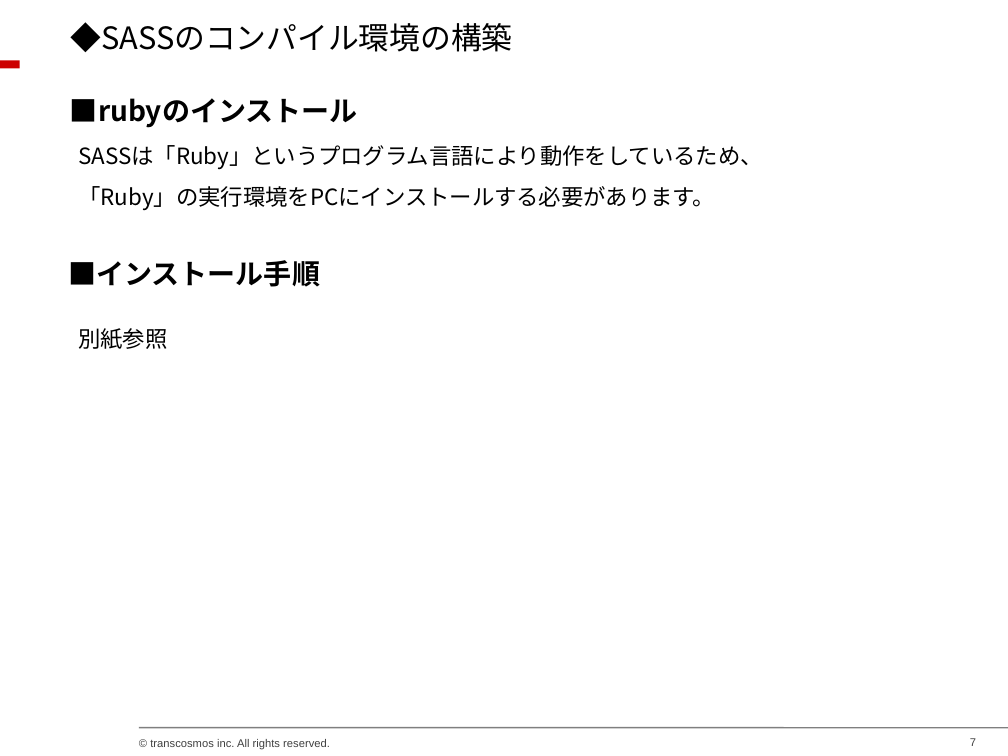
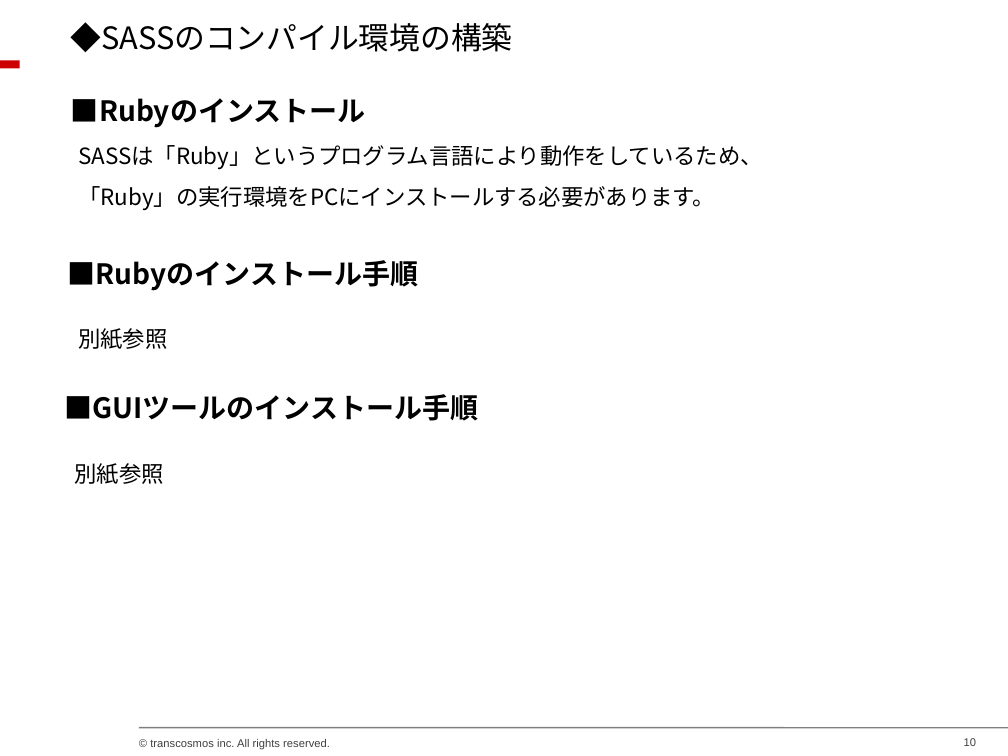
Before and after one commit to chieeeeno/my_common_files, a slide deck: slide 10 of docs/SASS勉強会資料/SASS勉強会資料.ppt (slide 7 before the commit). Drawn at 1008x756 pixels with LibreOffice and Linux fonts; fonts in the diff are those of the drawing; background and template pictures are left out. Boxes give left, top, right and bottom in pixels: in the first picture for what was removed or moved away, otherwise in the second. Text is boxed around its words. In the diff, an @@ line names an element or a change of style, - is before the commit and + after.

```diff
--- a/docs/SASS勉強会資料/SASS勉強会資料.ppt
+++ b/docs/SASS勉強会資料/SASS勉強会資料.ppt
@@ text at (x1=71, y1=98, x2=366, y2=128): text changed @@
-■rubyのインストール
+■Rubyのインストール
@@ text removed at (x1=68, y1=260, x2=320, y2=287) @@
-■インストール手順
@@ text added at (x1=68, y1=260, x2=419, y2=291), 20 pt, text #000000, bold @@
+■Rubyのインストール手順
@@ text added at (x1=64, y1=394, x2=478, y2=421), 20 pt, text #000000, bold @@
+■GUIツールのインストール手順
@@ text added at (x1=74, y1=463, x2=163, y2=484), 16 pt, text #000000 @@
+別紙参照
@@ page number at (x1=964, y1=738, x2=976, y2=746): text changed @@
-7
+10
```
Also in this commit, not shown: 1 other slide changed, 8 slides added, 1 slide removed, 2 other files.
